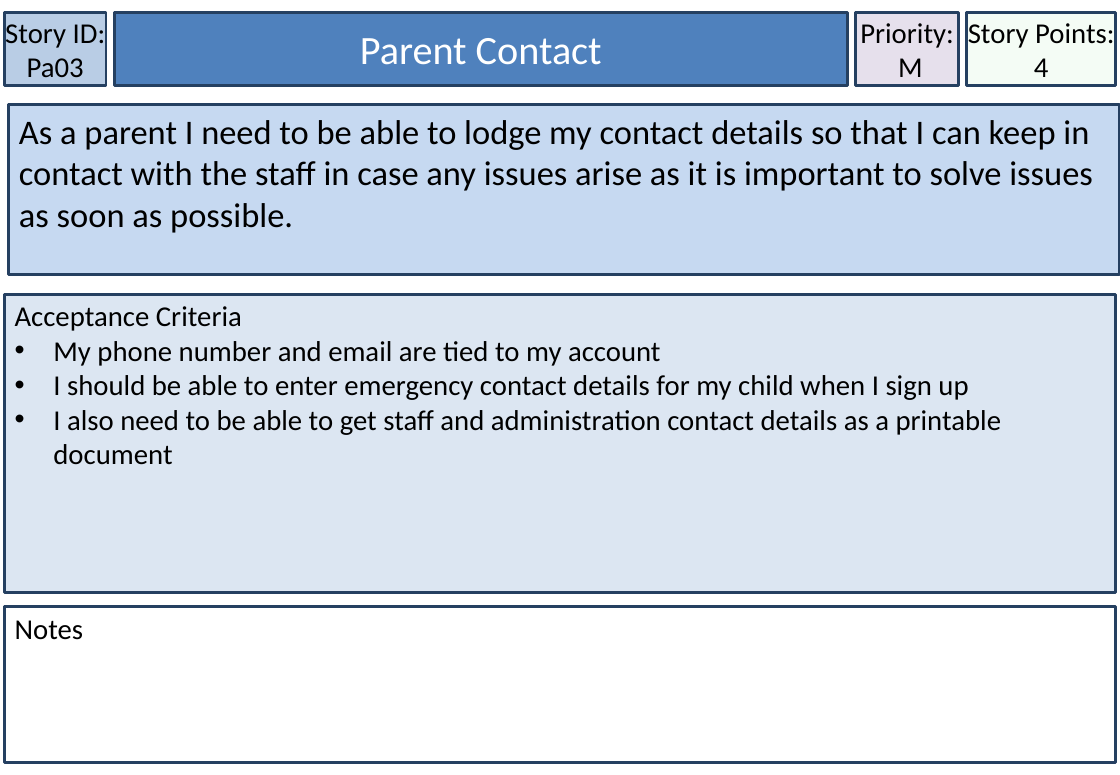
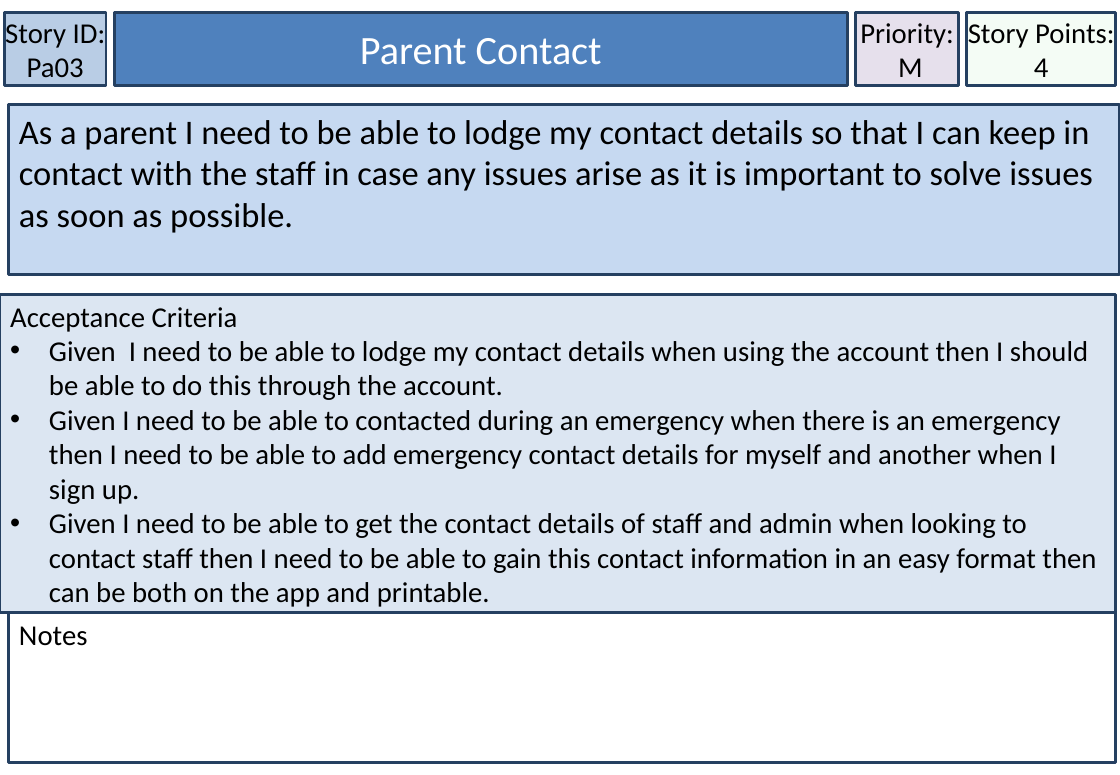
Before and after one commit to MichaelDevenish/IFB299MusicSchool, a slide deck: slide 34 of Documentation/Accpetance Criteria & User Stories/User Stories Final Format.pptx. Drawn at 1120x775 pixels with LibreOffice and Linux fonts; fonts in the diff are those of the drawing. Boxes give left, top, right and bottom in pixels: in the first picture for what was removed or moved away, otherwise in the second. Text is boxed around its words. In the diff, an @@ line names an element or a change of style, - is before the commit and + after.

```diff
--- a/Documentation/Accpetance Criteria & User Stories/User Stories Final Format.pptx
+++ b/Documentation/Accpetance Criteria & User Stories/User Stories Final Format.pptx
@@ rectangle "Acceptance Criteria": place and size @@
-rectangle "Acceptance Criteria" at box(4, 295, 1116, 594)
+rectangle "Acceptance Criteria" at box(0, 295, 1116, 613)
@@ text in rectangle at box(49, 341, 1096, 607): text changed @@
-• My phone number and email are tied to my account
-• I should be able to enter emergency contact details for my child when I sign up
-• I also need to be able to get staff and administration contact details as a printable document
+• Given I need to be able to lodge my contact details when using the account then I should be able to do this through the account.
+• Given I need to be able to contacted during an emergency when there is an emergency then I need to be able to add emergency contact details for myself and another when I sign up.
+• Given I need to be able to get the contact details of staff and admin when looking to contact staff then I need to be able to gain this contact information in an easy format then can be both on the app and printable.
@@ rectangle "Notes": place and size @@
-rectangle "Notes" at box(4, 607, 1116, 763)
+rectangle "Notes" at box(9, 613, 1117, 763)
```
Also in this commit, not shown: 18 other slides changed, 1 other file.
